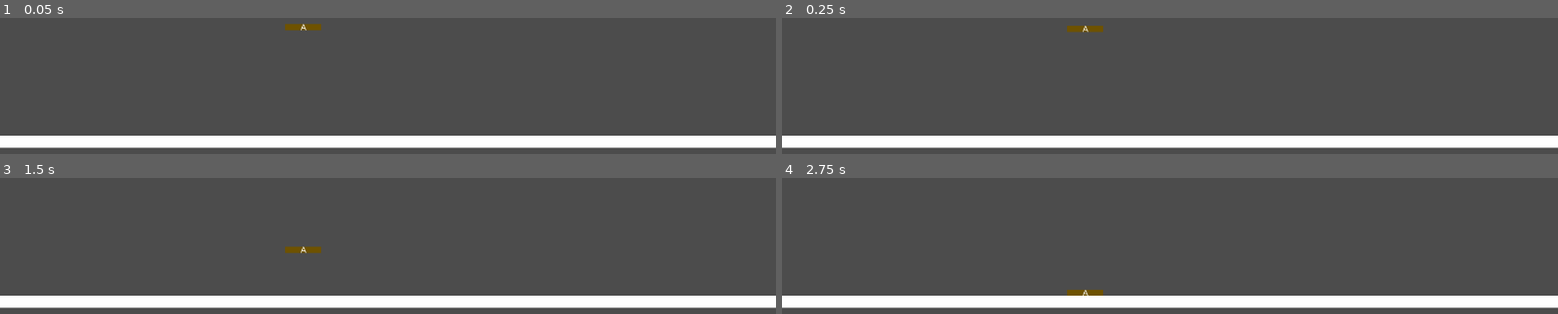
Above: before the commit, frames 1-4 (two rows, left to right).
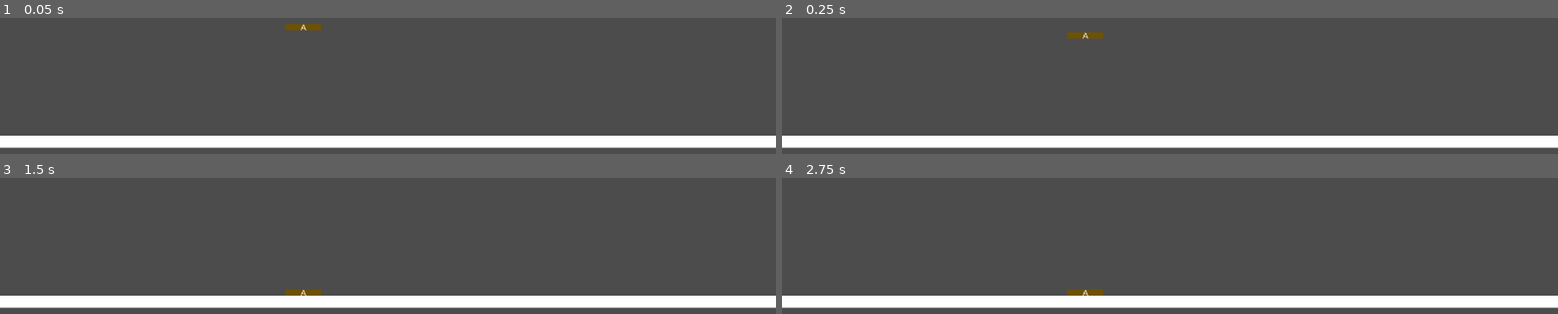
Above: after the commit, the same moments.

Repository: Indivicivet/AoC2022
Game: Godot game, scene res://day05.tscn
The game is run twice, just before and just after one commit, with the same random seed, the same clock (stepped at 60 frames per second) and the same inputs.
Inputs:
- Up to frame 1 (0.05 s): no input
- Up to frame 2 (0.25 s): no input
- Up to frame 3 (1.5 s): tap Enter at 0.5 s
- Up to frame 4 (2.75 s): no input

The runs differ from the first frame. In frame 1, less than 0.1% of the frame differs, in the area x 38-40%, y 4-9%; in frame 2, 0.4%, in the area x 36-42%, y 5-16%; in frame 3, 0.4%; in frame 4, nothing differs.

Commit message:
increase gravity

Diff:
--- a/day05/project.godot
+++ b/day05/project.godot
@@ -27,6 +27,7 @@
 [physics]
 
 common/enable_pause_aware_picking=true
+2d/default_gravity=490
 
 [rendering]
 
